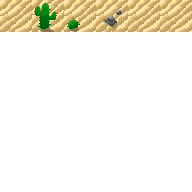
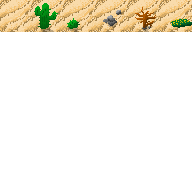
Revision of a layered 192×192 image; what changed, layer by layer:
added layer "Brittlebush" in group "Terrain" over (171, 18, 192, 28)
added layer "Sand" (1st of 2, in "Terrain") in group "Terrain" over (160, 0, 192, 32)
removed layer "Layer 7" from group "sand6" over (160, 0, 192, 32)
added layer "dead bush" in group "sand5" over (135, 7, 156, 30)
added layer "shadow" (1st of 4, in "Terrain" › "sand5") (25%) in group "sand5" over (143, 26, 153, 32)
renamed "dead bush" to "Sand", painted on it over (128, 0, 160, 32)
removed layer "Layer 6" from group "sand5" over (128, 0, 160, 32)
renamed "Layer 5" to "sand", painted on it over (96, 0, 128, 32)
renamed "Layer 3" to "sand", painted on it over (64, 0, 96, 32)
painted on "cactus" over (36, 6, 50, 14)
renamed "Layer 2" to "sand", painted on it over (32, 0, 64, 32)
renamed "Layer 1" to "sand", painted on it over (0, 0, 32, 32)
